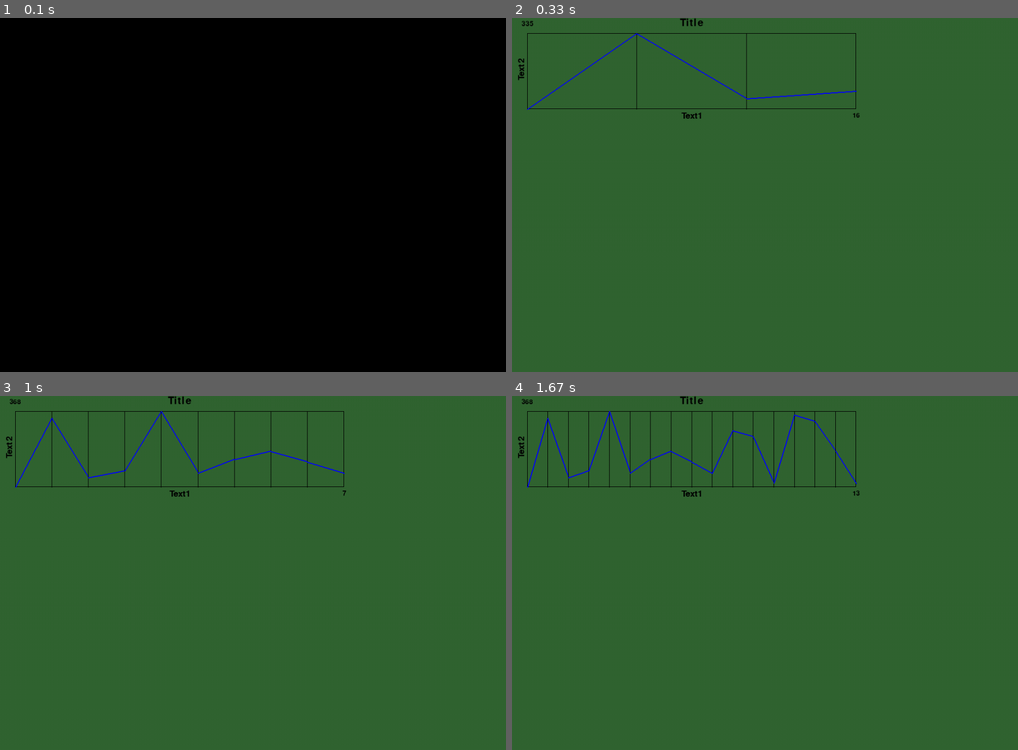
Above: before the commit, frames 1-4 (two rows, left to right).
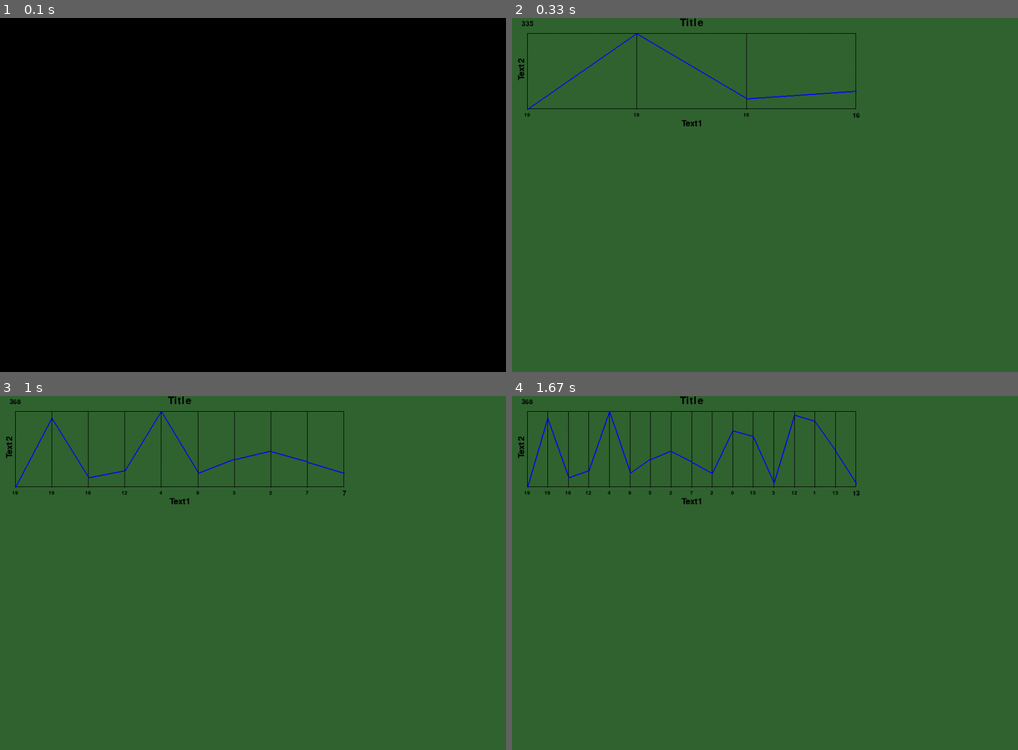
Above: after the commit, the same moments.

Repository: vallenov/pygamegraph
Game: pygame game, started from example.py
The game is run twice, just before and just after one commit, with the same random seed, the same clock (stepped at 60 frames per second) and the same inputs.
Inputs:
- Up to frame 1 (0.1 s): no input
- Up to frame 2 (0.33 s): no input
- Up to frame 3 (1 s): no input
- Up to frame 4 (1.67 s): no input

Frame 1 is identical in both runs. In frame 2, 0.1% of the frame differs, in the area x 2-47%, y 26-31%; in frame 3, 0.1%; in frame 4, 0.2%, in the area x 2-65%, y 26-31%.

Commit message:
add half of grid

Diff:
--- a/pygamegraph/base_graph.py
+++ b/pygamegraph/base_graph.py
@@ -67,27 +67,13 @@
                                   xy=(self.rect.right, self.rect.bottom + self.ylabel.size // 4),
                                   color=Constants.BLACK.value)
         self.ylabel.update(xy=(self.rect.left - self.ylabel.size // 2,
-                                self.rect.top + self.ylabel.size * 2),
+                               self.rect.top + self.ylabel.size * 2),
                            color=Constants.BLACK.value)
-        self.xlabel.update(xy=(self.rect.centerx, self.rect.bottom + 5),
+        self.xlabel.update(xy=(self.rect.centerx, self.rect.bottom + self.x_bottom_text.size),
                            color=Constants.BLACK.value)
         self.title.update(xy=(self.rect.centerx, self.rect.top - self.title.size),
                           color=Constants.BLACK.value)
         self.xscale = len(self.x_list)
-
-    def draw_grid(self):
-        startxy = (self.rect.left, self.rect.bottom)
-        for row in range(len(self.x_list) - 1):
-            pygame.draw.line(
-                pygame.display.get_surface(),
-                     self.color,
-            (startxy[0] + self.size[0] // self.xscale, startxy[1]),
-             (startxy[0] + self.size[0] // self.xscale, startxy[1] - self.size[1]),
-                1
-            )
-            startxy = (startxy[0] + self.xscale), startxy[1]
-            for col in range(len(self.y_list)):
-                pass
 
     def draw(self):
         pygame.draw.rect(pygame.display.get_surface(), self.color, self, self.line_width)
@@ -108,7 +94,12 @@
                     (startxy[0], self.rect.top),
                     1
                 )
-
+            number = Text(15)
+            number.update(
+                text=f'{self.x_list[part]}',
+                xy=(startxy[0], self.rect.bottom + number.size // 2),
+                color=Constants.BLACK.value)
+            number.draw()
             pygame.draw.line(pygame.display.get_surface(),
                              self.line_color,
                              startxy,
